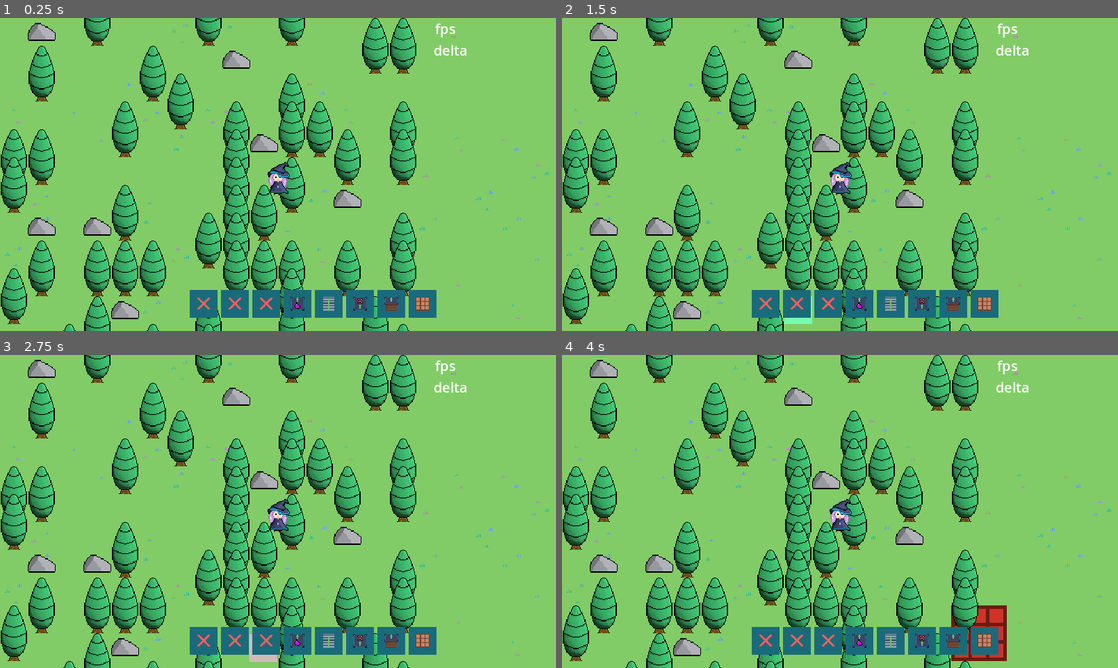
Above: before the commit, frames 1-4 (two rows, left to right).
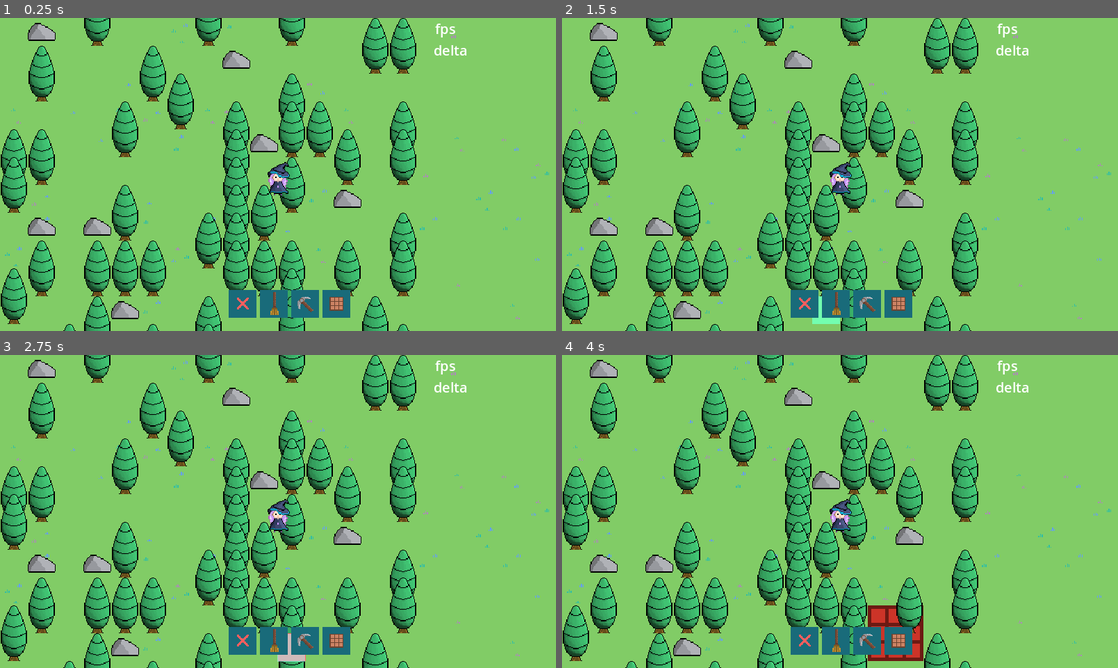
Above: after the commit, the same moments.

Repository: alexg-lviv/brewing_center
Game: Godot game, scene res://src/Scenes/MainScene.tscn
Same seed, same stepped clock (60 frames per second), same inputs: the game is played once before the commit and once after it.
Inputs (mouse positions are in pixels of both pictures, inside the frame that each line leads up to; where the layout moved, square brackets give the same spot in the first picture):
- Up to frame 1 (0.25 s): no input
- Up to frame 2 (1.5 s): click (806, 302) [767, 302] at 0.5 s; click (834, 302) [795, 302] at 1.25 s
- Up to frame 3 (2.75 s): click (305, 639) [266, 639] at 2 s
- Up to frame 4 (4 s): click (862, 639) at 2.77 s; click (901, 639) [984, 639] at 3.5 s

The runs differ from the first frame. In frame 1, 2.6% of the frame differs, in the area x 34-79%, y 86-96%; in frame 2, 2.8%; in frame 3, 2.9%; in frame 4, 4.0%, in the area x 34-80%, y 80-98%.
Error after the commit: Invalid call. Nonexistent function 'set_target_location' in base 'NavigationAgent2D'. (res://src/Minions/Skeleton.gd:59)

Commit message:
add tools images and remove useless stuff from UI

Diff:
--- a/Game/src/Interactables/Rock.tscn
+++ b/Game/src/Interactables/Rock.tscn
@@ -1,18 +1,45 @@
-[gd_scene load_steps=5 format=3 uid="uid://bb6vb22pmiejm"]
+[gd_scene load_steps=8 format=3 uid="uid://bb6vb22pmiejm"]
 
 [ext_resource type="PackedScene" uid="uid://bvllcws5pag8k" path="res://src/Interactables/Abstract/InteractableTimed.tscn" id="1_npmol"]
+[ext_resource type="Shader" path="res://shaders/outline.gdshader" id="2_ggkbb"]
 [ext_resource type="Script" path="res://src/Interactables/Rock.gd" id="3_87c13"]
 [ext_resource type="Texture2D" uid="uid://i5pq7t40tdmt" path="res://art/trees/rock.png" id="3_iwkyb"]
+
+[sub_resource type="ShaderMaterial" id="ShaderMaterial_kvap0"]
+resource_local_to_scene = true
+shader = ExtResource("2_ggkbb")
+shader_parameter/intensity = 50
+shader_parameter/precision = 0.02
+shader_parameter/flipColors = null
+shader_parameter/outline_color = Color(1, 1, 1, 1)
+shader_parameter/outline_color_2 = Color(1, 1, 1, 1)
+shader_parameter/use_outline_uv = null
+shader_parameter/useTexture = null
+shader_parameter/active = false
 
 [sub_resource type="CircleShape2D" id="CircleShape2D_qjn0h"]
 radius = 32.9848
 
+[sub_resource type="ShaderMaterial" id="ShaderMaterial_wgko5"]
+resource_local_to_scene = true
+shader = ExtResource("2_ggkbb")
+shader_parameter/intensity = 50
+shader_parameter/precision = 0.02
+shader_parameter/flipColors = null
+shader_parameter/outline_color = Color(1, 1, 1, 1)
+shader_parameter/outline_color_2 = Color(1, 1, 1, 1)
+shader_parameter/use_outline_uv = null
+shader_parameter/useTexture = false
+shader_parameter/active = false
+
 [node name="Rock" instance=ExtResource("1_npmol")]
+material = SubResource("ShaderMaterial_kvap0")
 script = ExtResource("3_87c13")
-interaction_time = 3.0
+interaction_time = 5.0
 
 [node name="CollisionShape2d" parent="." index="0"]
 shape = SubResource("CircleShape2D_qjn0h")
 
 [node name="Sprite2d" parent="." index="2"]
+material = SubResource("ShaderMaterial_wgko5")
 texture = ExtResource("3_iwkyb")
--- a/Game/src/UI/HUD.tscn
+++ b/Game/src/UI/HUD.tscn
@@ -1,10 +1,12 @@
-[gd_scene load_steps=9 format=3 uid="uid://bhy2scbfp31d6"]
+[gd_scene load_steps=11 format=3 uid="uid://bhy2scbfp31d6"]
 
 [ext_resource type="Texture2D" uid="uid://dnlrifiiyx3vw" path="res://art/bg.png" id="1_4utof"]
 [ext_resource type="Script" path="res://src/UI/HUD.gd" id="1_ald1r"]
 [ext_resource type="Texture2D" uid="uid://cojwruflmgxy6" path="res://art/belt/s.png" id="2"]
 [ext_resource type="Texture2D" uid="uid://dp182kd3b1ndt" path="res://art/cross.png" id="3"]
 [ext_resource type="Texture2D" uid="uid://dcbuljqienewh" path="res://art/buildings/spawner.png" id="4"]
+[ext_resource type="Texture2D" uid="uid://1oxms6rghd2x" path="res://art/tools/broom.png" id="4_g3p2b"]
+[ext_resource type="Texture2D" uid="uid://c2376fvd1jji2" path="res://art/tools/picaxe.png" id="5_eojv5"]
 [ext_resource type="Texture2D" uid="uid://cl47y8vbwfqd7" path="res://art/buildings/Trash.png" id="5_n221g"]
 [ext_resource type="Texture2D" uid="uid://dbwbwtyuvabqr" path="res://art/buildings/sender.png" id="7_tq52d"]
 [ext_resource type="Texture2D" uid="uid://db6624v2f8waj" path="res://art/buildings/storage.png" id="8_o0qfd"]
@@ -21,6 +23,7 @@
 script = ExtResource("1_ald1r")
 
 [node name="HBoxContainer" type="HBoxContainer" parent="."]
+layout_mode = 1
 anchors_preset = 7
 anchor_left = 0.5
 anchor_top = 1.0
@@ -37,12 +40,12 @@
 
 [node name="Demolish" type="TextureButton" parent="HBoxContainer" groups=["BuildButton"]]
 self_modulate = Color(0.262745, 0.427451, 0.792157, 1)
-offset_right = 32.0
-offset_bottom = 32.0
+layout_mode = 2
 texture_normal = ExtResource("1_4utof")
 
 [node name="TextureRect" type="TextureRect" parent="HBoxContainer/Demolish"]
 texture_filter = 1
+layout_mode = 1
 anchors_preset = 8
 anchor_left = 0.5
 anchor_top = 0.5
@@ -59,58 +62,59 @@
 
 [node name="Clear" type="TextureButton" parent="HBoxContainer" groups=["BuildButton"]]
 self_modulate = Color(0.262745, 0.427451, 0.792157, 1)
-offset_left = 36.0
-offset_right = 68.0
-offset_bottom = 32.0
+layout_mode = 2
+size_flags_horizontal = 4
+size_flags_vertical = 4
 texture_normal = ExtResource("1_4utof")
 
 [node name="TextureRect" type="TextureRect" parent="HBoxContainer/Clear"]
-texture_filter = 1
+layout_mode = 1
 anchors_preset = 8
 anchor_left = 0.5
 anchor_top = 0.5
 anchor_right = 0.5
 anchor_bottom = 0.5
-offset_left = -8.0
-offset_top = -8.0
-offset_right = 24.0
-offset_bottom = 24.0
-grow_horizontal = 2
-grow_vertical = 2
-scale = Vector2(0.5, 0.5)
-texture = ExtResource("3")
+offset_left = -17.0
+offset_top = -28.0
+offset_right = 17.0
+offset_bottom = 28.0
+grow_horizontal = 2
+grow_vertical = 2
+scale = Vector2(0.5, 0.5)
+pivot_offset = Vector2(17, 28)
+texture = ExtResource("4_g3p2b")
 
 [node name="Harvest" type="TextureButton" parent="HBoxContainer" groups=["BuildButton"]]
 self_modulate = Color(0.262745, 0.427451, 0.792157, 1)
-offset_left = 72.0
-offset_right = 104.0
-offset_bottom = 32.0
+layout_mode = 2
 texture_normal = ExtResource("1_4utof")
 
 [node name="TextureRect" type="TextureRect" parent="HBoxContainer/Harvest"]
 texture_filter = 1
+layout_mode = 1
 anchors_preset = 8
 anchor_left = 0.5
 anchor_top = 0.5
 anchor_right = 0.5
 anchor_bottom = 0.5
-offset_left = -8.0
-offset_top = -8.0
+offset_left = -24.0
+offset_top = -25.0
 offset_right = 24.0
-offset_bottom = 24.0
-grow_horizontal = 2
-grow_vertical = 2
-scale = Vector2(0.5, 0.5)
-texture = ExtResource("3")
+offset_bottom = 25.0
+grow_horizontal = 2
+grow_vertical = 2
+scale = Vector2(0.5, 0.5)
+pivot_offset = Vector2(24, 25)
+texture = ExtResource("5_eojv5")
 
 [node name="Spawner" type="TextureButton" parent="HBoxContainer" groups=["BuildButton"]]
-self_modulate = Color(0.262745, 0.427451, 0.792157, 1)
-offset_left = 108.0
-offset_right = 140.0
-offset_bottom = 32.0
+visible = false
+self_modulate = Color(0.262745, 0.427451, 0.792157, 1)
+layout_mode = 2
 texture_normal = ExtResource("1_4utof")
 
 [node name="TextureRect" type="TextureRect" parent="HBoxContainer/Spawner"]
+layout_mode = 0
 offset_left = 8.0
 offset_top = 8.0
 offset_right = 40.0
@@ -119,13 +123,13 @@
 texture = ExtResource("4")
 
 [node name="Belt" type="TextureButton" parent="HBoxContainer" groups=["BuildButton"]]
-self_modulate = Color(0.262745, 0.427451, 0.792157, 1)
-offset_left = 144.0
-offset_right = 176.0
-offset_bottom = 32.0
+visible = false
+self_modulate = Color(0.262745, 0.427451, 0.792157, 1)
+layout_mode = 2
 texture_normal = ExtResource("1_4utof")
 
 [node name="TextureRect" type="TextureRect" parent="HBoxContainer/Belt"]
+layout_mode = 0
 offset_left = 8.0
 offset_top = 8.0
 offset_right = 40.0
@@ -134,13 +138,13 @@
 texture = ExtResource("2")
 
 [node name="Trash" type="TextureButton" parent="HBoxContainer" groups=["BuildButton"]]
-self_modulate = Color(0.262745, 0.427451, 0.792157, 1)
-offset_left = 180.0
-offset_right = 212.0
-offset_bottom = 32.0
+visible = false
+self_modulate = Color(0.262745, 0.427451, 0.792157, 1)
+layout_mode = 2
 texture_normal = ExtResource("1_4utof")
 
 [node name="TextureRect" type="TextureRect" parent="HBoxContainer/Trash"]
+layout_mode = 0
 offset_left = 8.0
 offset_top = 8.0
 offset_right = 40.0
@@ -149,13 +153,13 @@
 texture = ExtResource("5_n221g")
 
 [node name="Receiver" type="TextureButton" parent="HBoxContainer" groups=["BuildButton"]]
-self_modulate = Color(0.262745, 0.427451, 0.792157, 1)
-offset_left = 216.0
-offset_right = 248.0
-offset_bottom = 32.0
+visible = false
+self_modulate = Color(0.262745, 0.427451, 0.792157, 1)
+layout_mode = 2
 texture_normal = ExtResource("1_4utof")
 
 [node name="TextureRect" type="TextureRect" parent="HBoxContainer/Receiver"]
+layout_mode = 0
 offset_left = 8.0
 offset_top = 8.0
 offset_right = 40.0
@@ -165,12 +169,11 @@
 
 [node name="Storage" type="TextureButton" parent="HBoxContainer" groups=["BuildButton"]]
 self_modulate = Color(0.262745, 0.427451, 0.792157, 1)
-offset_left = 252.0
-offset_right = 284.0
-offset_bottom = 32.0
+layout_mode = 2
 texture_normal = ExtResource("1_4utof")
 
 [node name="TextureRect" type="TextureRect" parent="HBoxContainer/Storage"]
+layout_mode = 0
 offset_left = 8.0
 offset_top = 8.0
 offset_right = 40.0
@@ -179,6 +182,7 @@
 texture = ExtResource("8_o0qfd")
 
 [node name="FPS" type="Label" parent="."]
+layout_mode = 0
 offset_left = 1002.0
 offset_top = 2.0
 offset_right = 1093.0
@@ -188,6 +192,7 @@
 text_direction = 1
 
 [node name="Delta" type="Label" parent="."]
+layout_mode = 0
 offset_left = 998.0
 offset_top = 51.0
 offset_right = 1089.0
Binary file added: Game/art/tools/broom.png
Not shown, added: Game/art/tools/broom.png.import
Binary file added: Game/art/tools/picaxe.png
Not shown, added: Game/art/tools/picaxe.png.import
